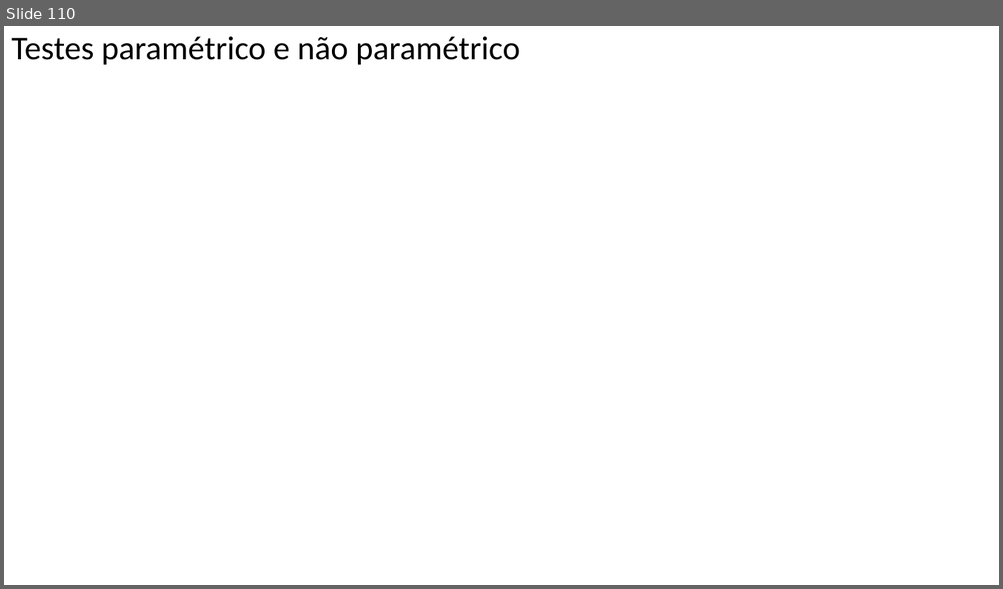
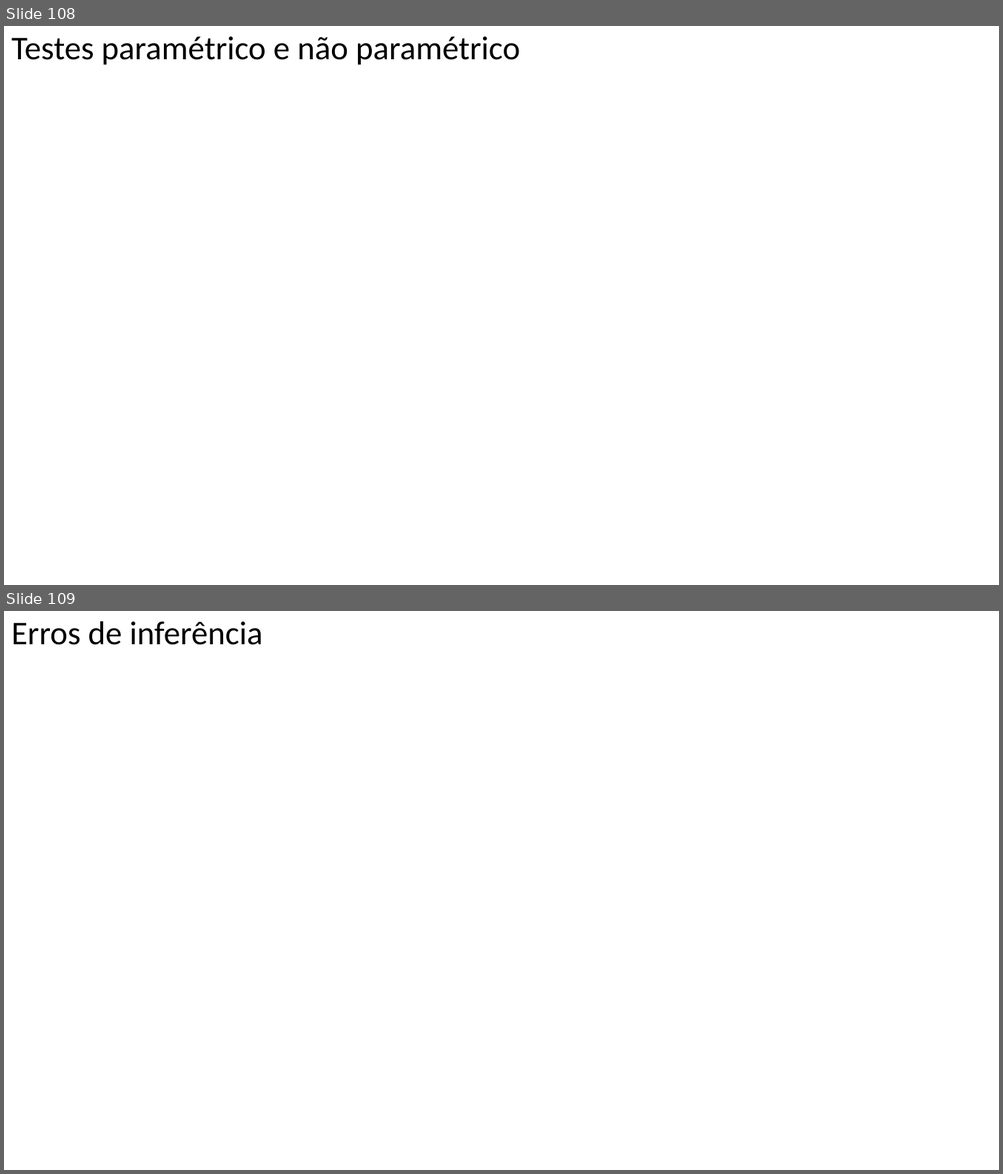
Before and after one commit to FerreiraAS/Ciencia-com-R, a slide deck: Ciência-com-R.pptx. Shown one above the other, each under a label of ours: slide 110 before the commit, slides 108 and 109 after it. The pictures are 1003x589 and 1003x1174 pixels, drawn with LibreOffice and Linux fonts; fonts in the diff are those of the drawing. Boxes give left, top, right and bottom in pixels: in the first picture for what was removed or moved away, otherwise in the second. Text is boxed around its words. In the diff, an @@ line names an element or a change of style, - is before the commit and + after.

```diff
--- a/Ciência-com-R.pptx
+++ b/Ciência-com-R.pptx
@@ slide 109 added at <box>4,611,999,1170</box>, background #FFFFFF @@
@@ title added at <box>11,621,263,645</box>, 32 pt, text #000000 @@
+Erros de inferência
@@ what was slide 110 is now slide 108 @@
```
Also in this commit, not shown: 10 slides changed, 2 other slides added, 2 slides removed, 55 other files.
